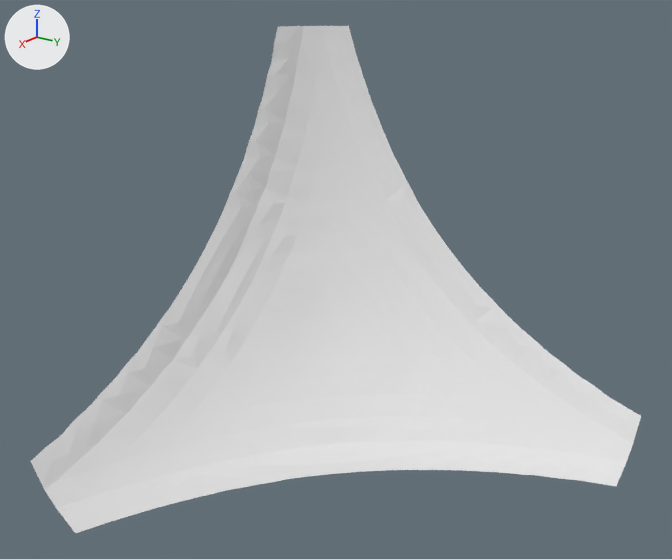
Renders of the Blender file scripts/render-3dplot.blend from each side of a commit.
Before and after are seen from a 50 mm camera at (2.65, 0.83, 3.53) aimed at (-0.68, -1.62, 2.11). Arrows for +X, +Y and +Z are at upper left; the lights stay in place.

Names of what the first picture shows: 'plot_obj'.
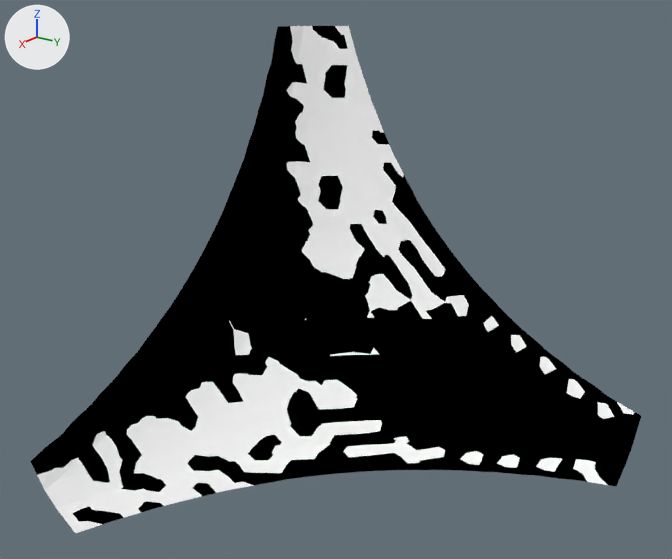
Boxes [x1, y1, x2, y2] around the edits, measured in the pictures (672 x 559 px):
'plot_obj', recoloured: [31, 26, 641, 533] in both

Edits to the bpy script that builds the scene:
```text
Add mat_material_002:
    mat_material_002 = bpy.data.materials.new('Material.002')
    # nodes: Attribute, BsdfDiffuse, OutputMaterial, ValToRGB
    # colours: black #000000, white #ffffff
Change me_plot_mesh_012:
    where me_plot_mesh_012.from_pydata(...)  # 980 vertices, 1808 faces; spans x 0.0..25.0, y 0.0..25.0, z 0.0..25.0
    remove me_plot_mesh_012.materials.append(mat_material_001)  # white #e7e7e7
    add me_plot_mesh_012.materials.append(mat_material_002)
```
